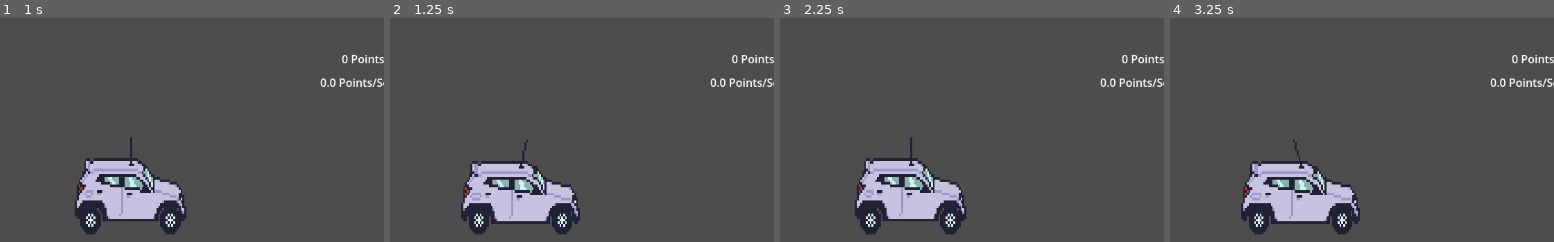
Above: before the commit, frames 1-4 (left to right).
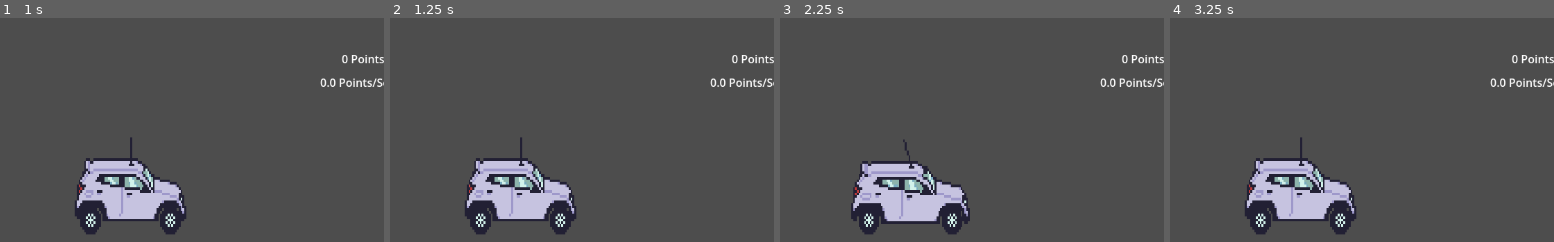
Above: after the commit, the same moments.

Repository: hhsoares/fofaoclicks
Game: Godot game, scene res://scenes/menu.tscn
Two runs of this game, one before a commit and one after it. Both use one fixed random seed, a clock stepped at 60 frames per second and the inputs below. The engine's default icon, where the game draws it, is replaced by a stand-in: a white triangle on a blue panel in a dark square.
Inputs (mouse positions are % of the whole screen's width and height, from its top left):
- Up to frame 1 (1 s): click (28, 10) at 0.5 s
- Up to frame 2 (1.25 s): no input
- Up to frame 3 (2.25 s): click (13, 16) at 1.25 s; click (13, 16) at 2 s
- Up to frame 4 (3.25 s): click (13, 16) at 2.75 s
The pictures show only the part of the screen within x 45-95%, y 1-51%; the shares and areas given below are measured in that part.

Frame 1 is identical in both runs. In frame 2, 3.7% of the frame differs, in the area x 18-50%, y 53-97%; in frame 3, 3.7%; in frame 4, 3.7%.

Commit message:
added points per click increase mechaninc

Diff:
--- a/scenes/main.tscn
+++ b/scenes/main.tscn
@@ -56,7 +56,7 @@
 position = Vector2(688.5, 247.25)
 scale = Vector2(2.671875, 3.8076923)
 sprite_frames = SubResource("SpriteFrames_tefeu")
-frame_progress = 0.32492864
+frame_progress = 0.76485854
 
 [node name="CollisionShape2D" type="CollisionShape2D" parent="Truck"]
 position = Vector2(693, 266.5)
--- a/scripts/global.gd
+++ b/scripts/global.gd
@@ -2,3 +2,4 @@
 
 var points = 0
 var points_per_second: float = 0.0
+var points_per_click: float = 1.0
--- a/scripts/main.gd
+++ b/scripts/main.gd
@@ -11,6 +11,7 @@
 	if Global.points >= UPGRADE_COST:
 		Global.points -= UPGRADE_COST
 		Global.points_per_second += 1.0
+		Global.points_per_click += 1.0
 		update_points_label()
 
 func update_points_label() -> void:
--- a/scripts/truck.gd
+++ b/scripts/truck.gd
@@ -10,11 +10,10 @@
 func _process(delta: float) -> void:
 	Global.points += Global.points_per_second * delta
 	points_label.text = "%d Points" % int(Global.points)
-	pps_label.text = str(Global.points_per_second) + " Points/Second"
+	pps_label.text = "%.1f Points/Second" % Global.points_per_second
 
 func _input_event(_viewport, event, _shape_idx) -> void:
 	if event is InputEventMouseButton \
 	and event.button_index == MOUSE_BUTTON_LEFT \
 	and event.pressed:
-		Global.points += 1
-		print(Global.points)
+		Global.points += Global.points_per_click
